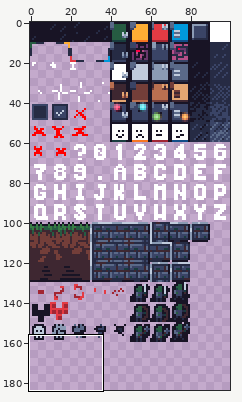
Sprite sheet: src/atlas.png. The first picture is a wide view before the edit; the outline marks the close-up.
Close-up. First the earlier version:
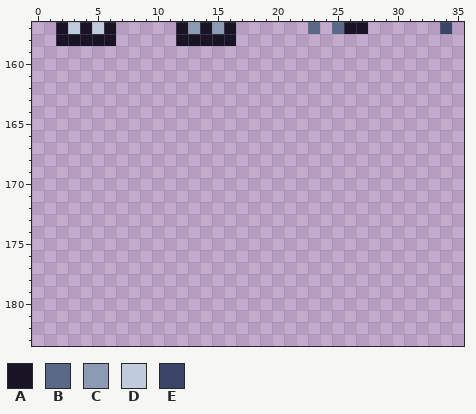
The file is 100x200 pixels. Colours within 5 levels of each other are drawn and written as one. Shown: x 0..35, y 157..183. The wide view leaves out empty margins.
Palette (. is transparent): A #181425  B #5a6988  C #8b9bb4  D #c0cbdc  E #3a4466
Pixels before, first column x 2:
157 ADADA.....ACACA......B.BAA......E
158 AAAAA.....AAAAA..................
And afterwards:
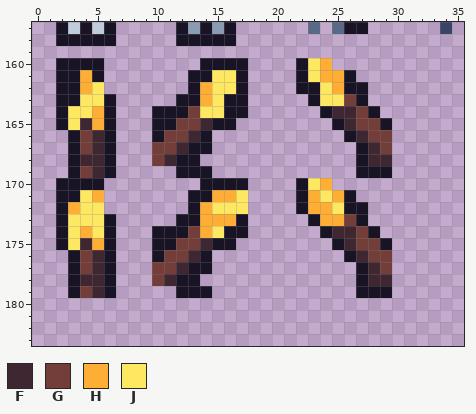
Colours new in this view: F #3e2731  G #733e39  H #feae34  J #fee761
Diff:
Changed rows in their new state; - is an unchanged pixel.
first column x 2:
160 AAAA--------AAAA----AJH-----
161 AAHA-------AAJJA----AJHHA---
162 AAHJ-------AHJJA----AAJHAA--
163 AAJJA-----AAHJAA-----AJJGA--
164 AJJHA---AAAGJJAA------AFFGA-
165 AJFHA---AAGGFAA--------AFGGA
166 -AGFA---AGGFA-----------AFGG
167 -AGFA---GGFAA------------AFG
168 -AFFA---GFAA-------------AFF
169 -AGFA-----AAA------------AAA
170 AAAA--------AAAA----AJH-----
171 AAJH-------AAHHJ----AHJHA---
172 AHJJ-------AHJJJ----AHHJAA--
173 AJJJA-----AAHHHA-----AHHGA--
174 AJHJA---AAAGHJAA------AFFGA-
175 AJFHA---AAGGFAA--------AFGGA
176 -AGFA---AGGFA-----------AFGG
177 -AGFA---GGFAA------------AFG
178 -AFFA---GFAA-------------AFF
179 -AGFA-----AAA------------AAA
